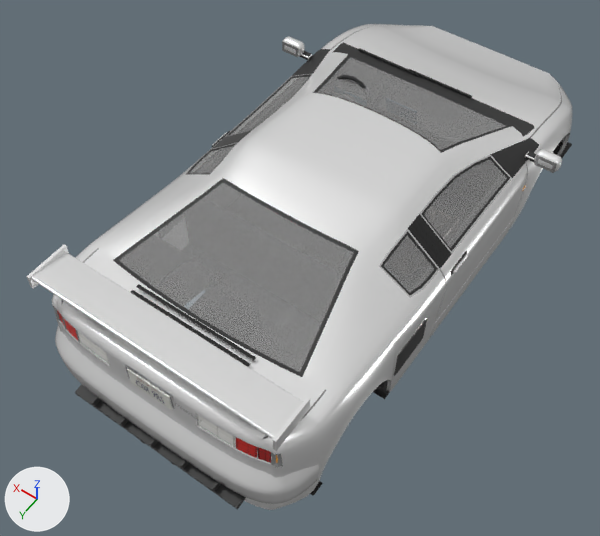
Renders of the glTF model public/models/sports.glb from each side of a commit.
Rendered twice from a camera (50 mm lens) standing at (-2.03, 3.36, 4.89) and looking at (0.12, 0.36, 0.17). Arrows for +X, +Y and +Z are at lower left; the lights stay in place. The first picture is the older version. Objects named as collision shapes, trigger or cutter boxes, shadow casters or lower levels of detail are left out. Vertices at exactly the same position are counted once.

In view in the first picture: 'LOD0' and 3 more.
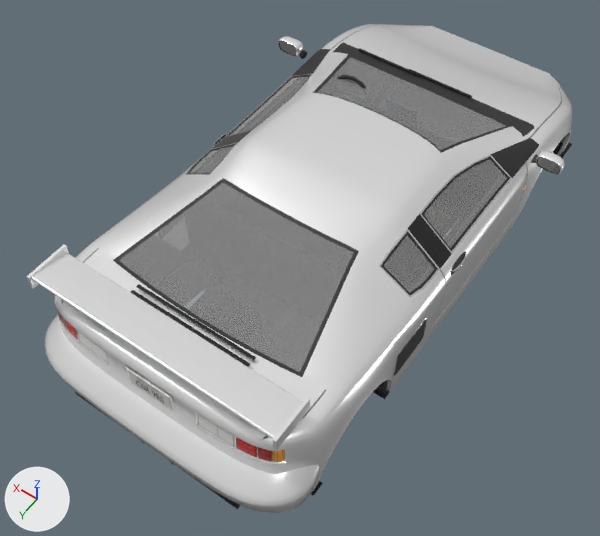
Where the change shows, as pixel boxes (x1, y1, x2, y2) in the pictures (600 x 536 px; the box of a moved part takes in the faces that stretch with it):
```json
{"object": "LOD0", "change": "reshaped", "before": [26, 24, 573, 510], "after": [26, 24, 572, 513]}
{"part": 1, "of": "me_lod0", "change": "moved or reshaped", "before": [282, 36, 565, 173], "after": [279, 36, 571, 174]}
{"part": 2, "of": "me_lod0", "change": "moved or reshaped", "before": [52, 294, 319, 507], "after": [45, 295, 319, 513]}
{"part": 3, "of": "me_lod0", "change": "cut back", "before": [450, 251, 468, 275], "after": [450, 252, 467, 275]}
{"part": 4, "of": "me_lod0", "change": "reshaped", "before": [212, 131, 231, 152], "after": [213, 133, 228, 146]}
{"part": 5, "of": "me_lod0", "change": "recoloured", "before": [59, 317, 265, 462], "after": [60, 272, 453, 462]}
```

The change, as JSON lines over the scene's bpy script:
```json
{"block": "me_lod0", "where": "# used by ob_lod0; location = (0.0, 0.0, 0.0)"}
{"op": "remove", "block": "me_lod0", "code": "me_lod0.from_pydata(...)  # 7951 vertices, 14148 faces; spans x -1.14..1.14, y -2.3..2.07, z 0.06..1.18"}
{"op": "add", "block": "me_lod0", "code": "me_lod0.from_pydata(...)  # 7647 vertices, 13500 faces; spans x -1.17..1.17, y -2.35..2.12, z 0.06..1.18"}
{"block": "me_lod0", "change": "me_lod0 part 1: 274 vertices moved from x -1.12..1.12, y -2.29..-0.82, z 0.19..0.98 to x -1.12..1.14, y -2.35..-0.82, z 0.19..0.98; 234 vertices removed from x -1.14..1.14, y -0.91..-0.82, z 0.88..0.99; 204 vertices added at x -1.17..1.17, y -0.91..-0.82, z 0.87..0.99"}
{"block": "me_lod0", "change": "me_lod0 part 2: 310 vertices moved from x -0.95..0.95, y 1.71..2.05, z 0.32..0.92 to x -0.99..0.99, y 1.71..2.12, z 0.32..0.92; 225 vertices removed from x -0.82..0.82, y 1.88..1.95, z 0.76..0.89; 65 vertices added at x -0.84..0.84, y 1.85..1.89, z 0.76..0.88"}
{"block": "me_lod0", "change": "me_lod0 part 3: 8 vertices moved within x -0.96..-0.95, y 0.05..0.25, z 0.79..0.81; 100 vertices removed from x -0.97..-0.95, y 0.05..0.25, z 0.76..0.82; 43 vertices added at x -0.98..-0.94, y 0.05..0.25, z 0.76..0.82"}
{"block": "me_lod0", "change": "me_lod0 part 4: 11 vertices moved from x 0.95..0.97, y 0.06..0.23, z 0.78..0.8 to x 0.95..0.98, y 0.06..0.23, z 0.79..0.8; 95 vertices removed from x 0.95..0.97, y 0.05..0.25, z 0.76..0.82; 38 vertices added at x 0.94..0.98, y 0.05..0.25, z 0.76..0.82"}
{"block": "me_lod0", "change": "me_lod0 part 5: 84 kept faces spanning x -0.96..0.96, y 0.23..1.96, z 0.75..0.89 get new vertex colours; the middle colour goes from light grey #e3e3e3 to white #f3f3f3"}
```
